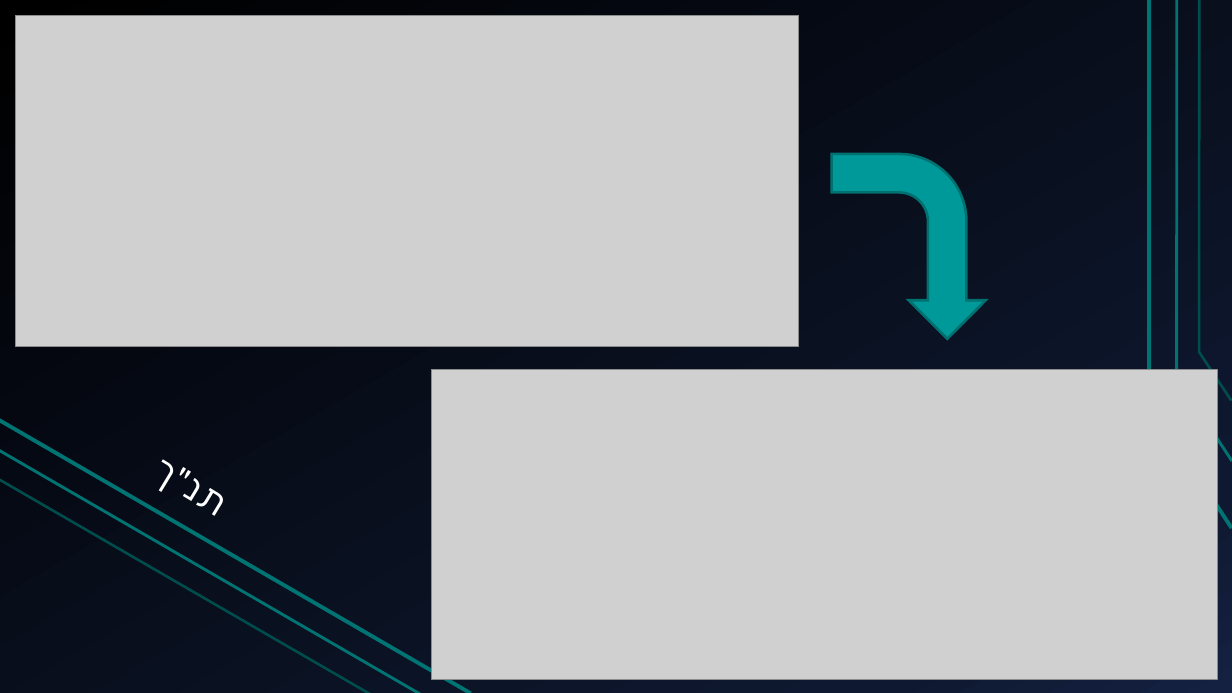
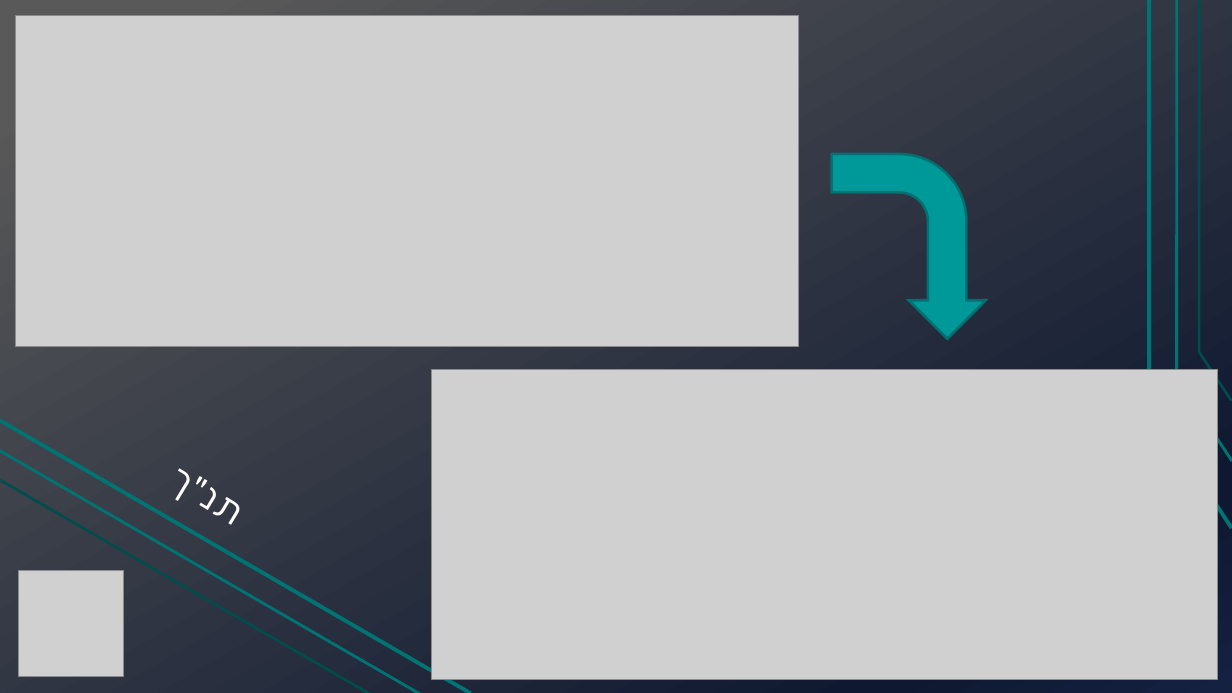
Before and after one commit to TechnionTDK/jbs-text2json, a slide deck: slide 10 of Text2Json.pptx (slide 7 before the commit). Drawn at 1232x693 pixels with LibreOffice and Linux fonts; fonts in the diff are those of the drawing; grey boxes stand for pictures. Boxes give left, top, right and bottom in pixels: in the first picture for what was removed or moved away, otherwise in the second. Text is boxed around its words. In the diff, an @@ line names an element or a change of style, - is before the commit and + after.

```diff
--- a/Text2Json.pptx
+++ b/Text2Json.pptx
@@ background gradient #000000 to #0F1931 to #142242 to gradient #595959 to #0F1931 to #142242 @@
@@ text "תנ"ך": place and size @@
-text "תנ"ך" at [151,459,216,513]
+text "תנ"ך" at [167,468,233,523]
@@ picture added at [18,571,123,677] @@
```
Also in this commit, not shown: 9 other slides changed, 4 slides added.
